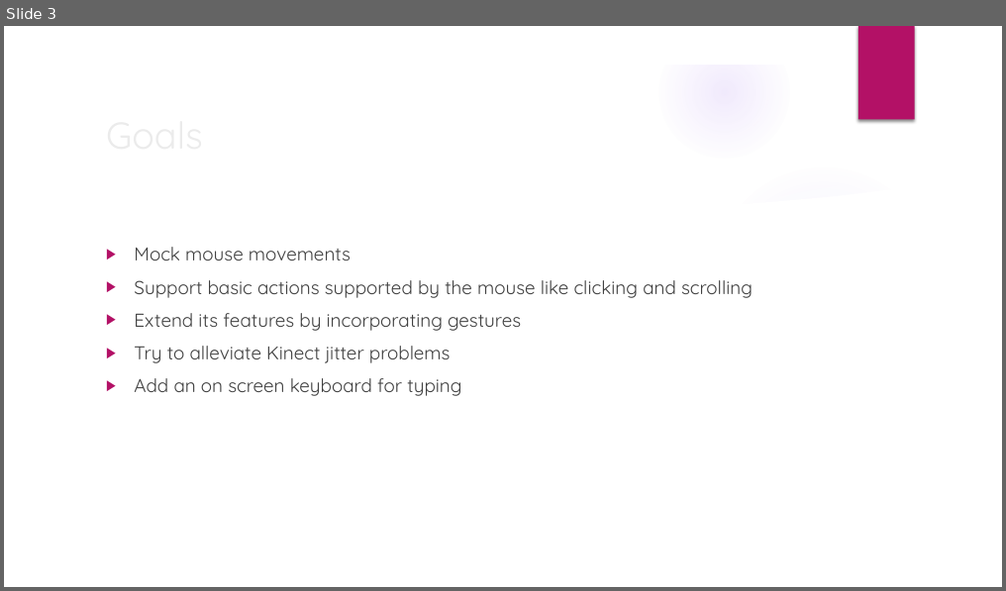
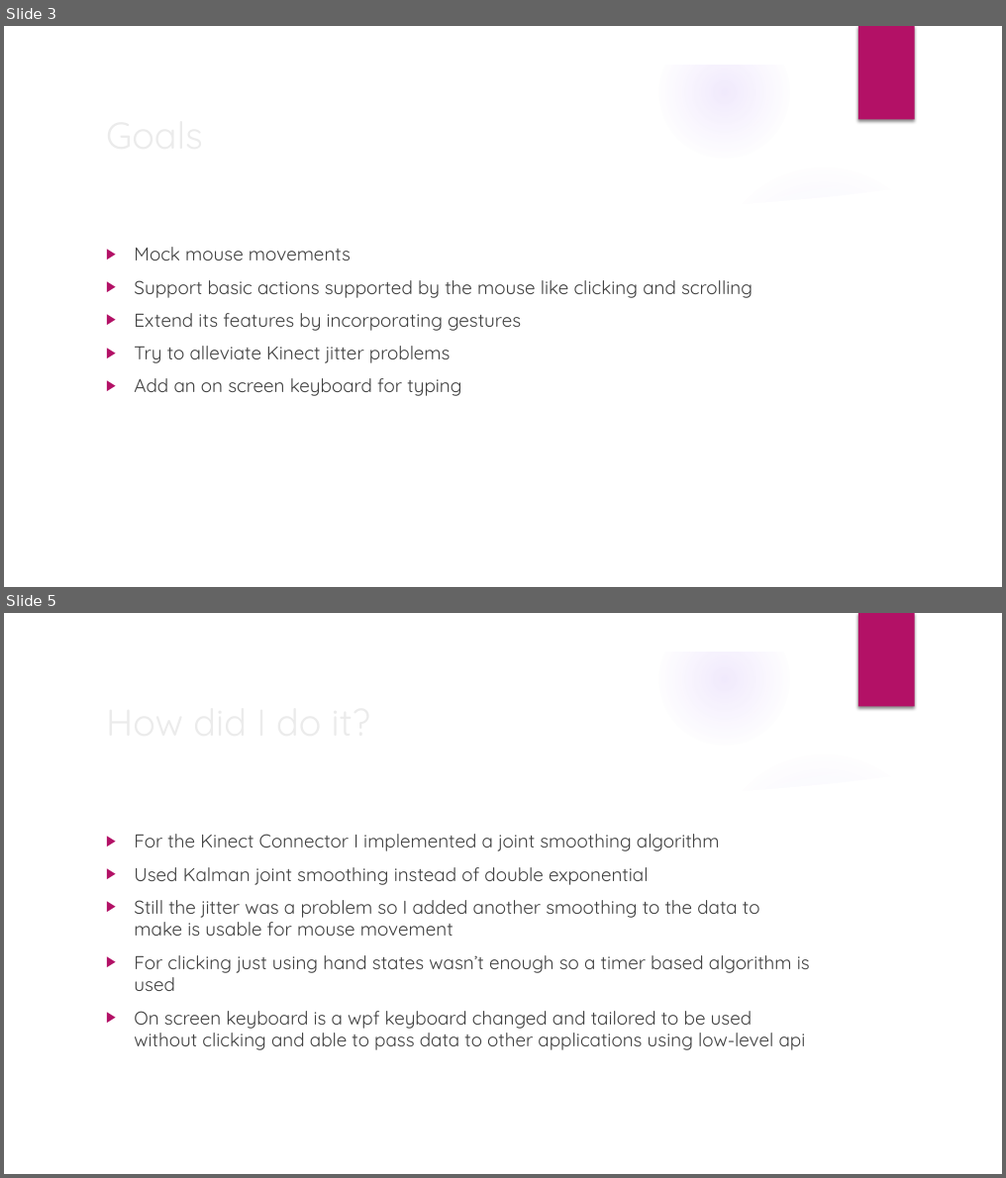
Before and after one commit to samiei2/Momocker, a slide deck: Presentation.pptx. Shown one above the other, each under a label of ours: slide 3 before the commit, slides 3 and 5 after it; the slides between them are not shown. The pictures are 1006x591 and 1006x1178 pixels, drawn with LibreOffice and Linux fonts; fonts in the diff are those of the drawing; background and template pictures are left out. Boxes give left, top, right and bottom in pixels: in the first picture for what was removed or moved away, otherwise in the second. Text is boxed around its words. In the diff, an @@ line names an element or a change of style, - is before the commit and + after.

Commit message:
slides

```diff
--- a/Presentation.pptx
+++ b/Presentation.pptx
@@ slide 5 added at (4,613,1002,1174), background picture (left out); not listed: 9 template elements that a slide beside it also shows @@
@@ title added at (98,692,816,750), 36 pt, text #EBEBEB @@
+How did I do it?
@@ text added at (134,834,810,1051), 18 pt, text #404040 @@
+▶ For the Kinect Connector I implemented a joint smoothing algorithm
+▶ Used Kalman joint smoothing instead of double exponential
+▶ Still the jitter was a problem so I added another smoothing to the data to make is usable for mouse movement
+▶ For clicking just using hand states wasn’t enough so a timer based algorithm is used
+▶ On screen keyboard is a wpf keyboard changed and tailored to be used without clicking and able to pass data to other applications using low-level api
```
Also in this commit, not shown: 3 slides changed, 1 other slide added.
